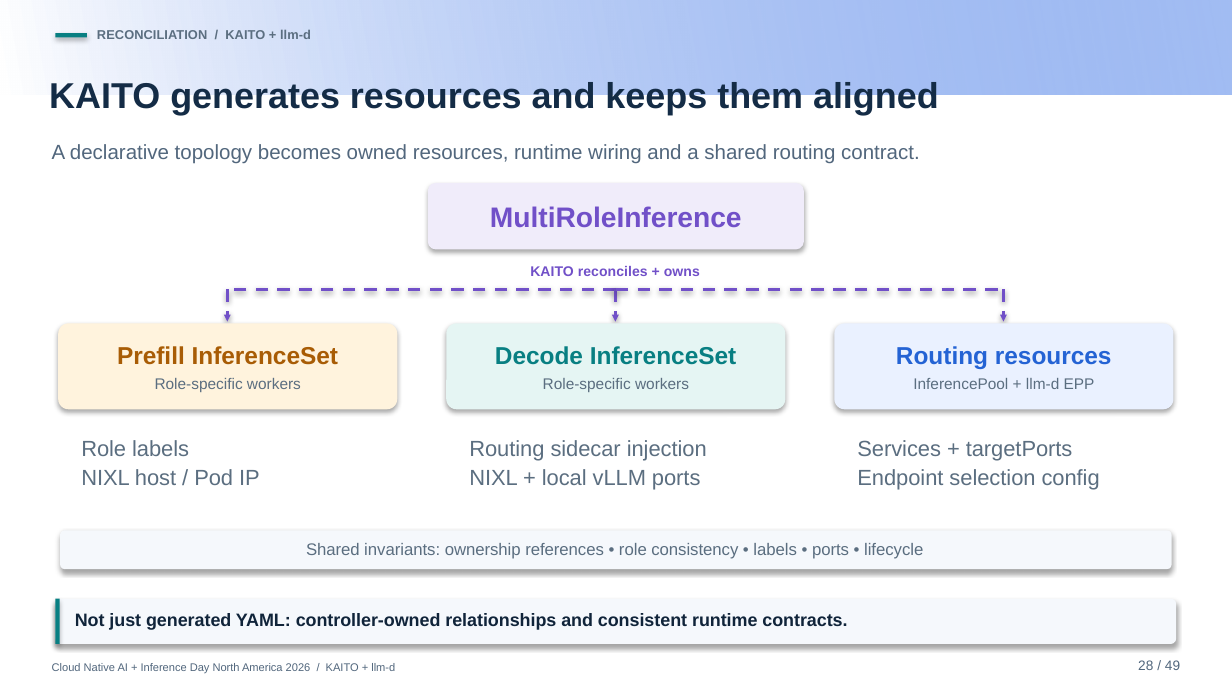
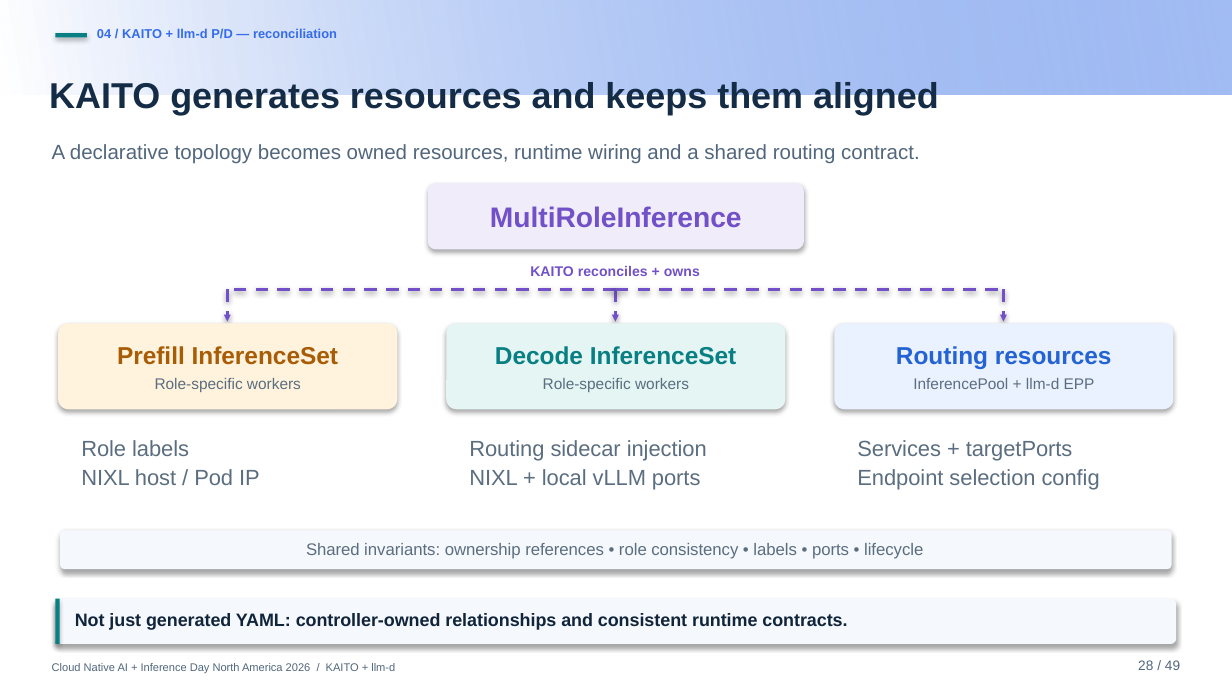
Before and after one commit to andyzhangx/demo, a slide deck: slide 28 of llm/pd-disaggregation/kubecon-na-2026-pd-disaggregation-kaito-llmd.pptx. Drawn at 1232x693 pixels with LibreOffice and Linux fonts; fonts in the diff are those of the drawing; background and template pictures are left out. Boxes give left, top, right and bottom in pixels: in the first picture for what was removed or moved away, otherwise in the second. Text is boxed around its words. In the diff, an @@ line names an element or a change of style, - is before the commit and + after.

```diff
--- a/llm/pd-disaggregation/kubecon-na-2026-pd-disaggregation-kaito-llmd.pptx
+++ b/llm/pd-disaggregation/kubecon-na-2026-pd-disaggregation-kaito-llmd.pptx
@@ text at bbox=[97, 28, 337, 39]: text changed; text colour #5B6E80 to #346CEC @@
-RECONCILIATION / KAITO + llm-d
+04 / KAITO + llm-d P/D — reconciliation
```
Also in this commit, not shown: 30 other slides changed.
